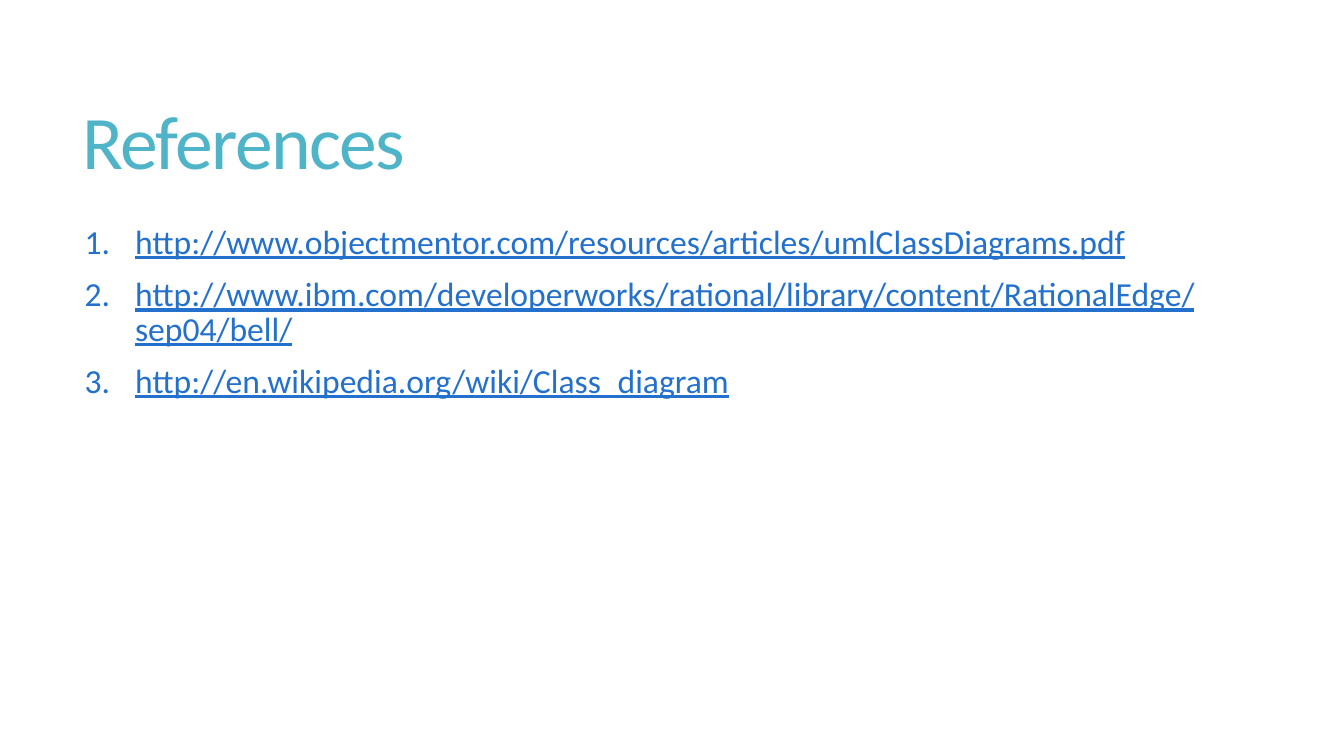
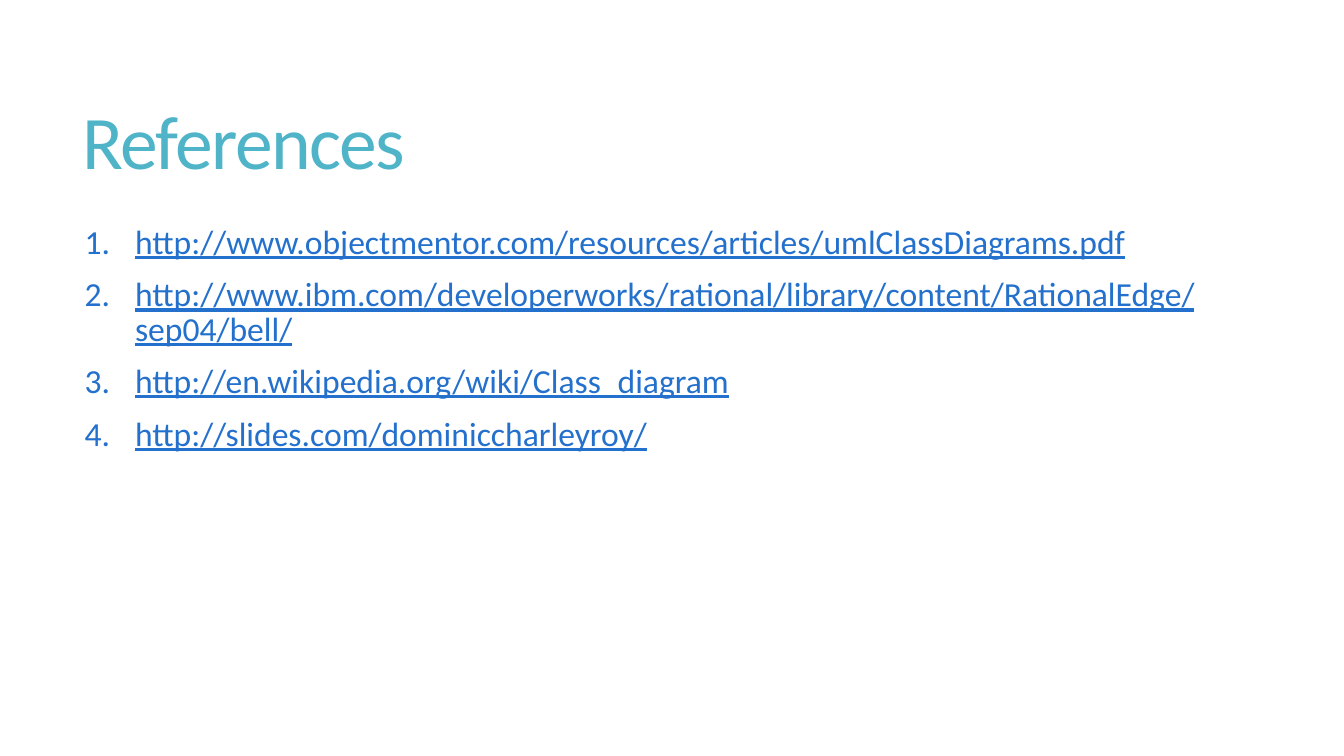
Before and after one commit to shabbir-hussain/ecse321tutorials, a slide deck: slide 18 of 03-UML.pptx (slide 17 before the commit). Drawn at 1344x756 pixels with LibreOffice and Linux fonts; fonts in the diff are those of the drawing. Boxes give left, top, right and bottom in pixels: in the first picture for what was removed or moved away, otherwise in the second. Text is boxed around its words. In the diff, an @@ line names an element or a change of style, - is before the commit and + after.

```diff
--- a/03-UML.pptx
+++ b/03-UML.pptx
@@ text at box(135, 422, 647, 452): paragraph added @@
+4. http://slides.com/dominiccharleyroy/
```
Also in this commit, not shown: 1 slide added, 1 other file.
